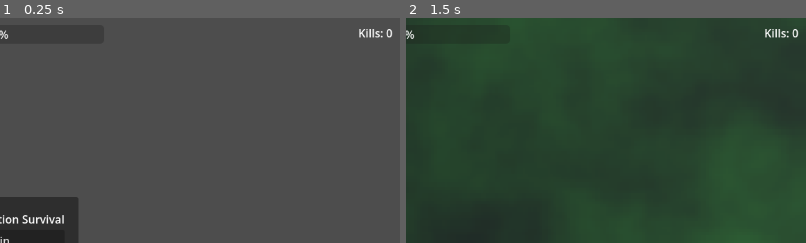
Above: before the commit, frames 1-2 (left to right).
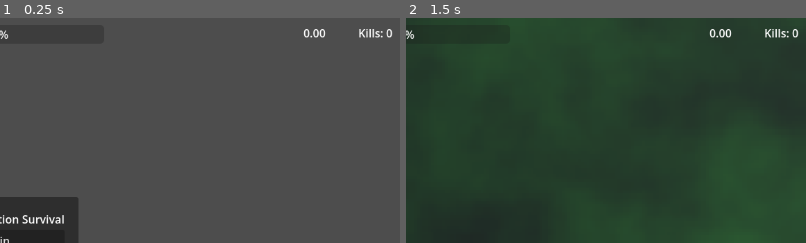
Above: after the commit, the same moments.

Repository: RichardEHarris/grave-situation-jam
Game: Godot game, scene res://Scenes/Main.tscn
Two runs of this game, one before a commit and one after it. Both use one fixed random seed, a clock stepped at 60 frames per second and the inputs below.
Inputs (mouse positions are % of the whole screen's width and height, from its top left):
- Up to frame 1 (0.25 s): no input
- Up to frame 2 (1.5 s): tap Enter at 0.5 s; move the mouse to (72, 45) at 0.52 s; press the mouse at (72, 45) at 0.53 s; hold D (right) 0.53-1.25 s; release the mouse at (72, 45) at 1.25 s; click "Join" at 1.25 s
The pictures show only the part of the screen within x 50-100%, y 0-50%; the shares and areas given below are measured in that part.

The runs differ from the first frame. In frame 1, 0.1% of the frame differs, in the area x 75-82%, y 4-9%; in frame 2, 0.1%.

Commit message:
Added more waves and a timer to the ui

Diff:
--- a/Scenes/Enviroment/World1.tscn
+++ b/Scenes/Enviroment/World1.tscn
@@ -50,7 +50,7 @@
 environment = SubResource("Environment_uuwhu")
 
 [node name="DirectionalLight3D" type="DirectionalLight3D" parent="." unique_id=1311210268]
-transform = Transform3D(1, 0, 0, 0, 0.62185884, 0.78312945, 0, -0.78312945, 0.62185884, 0, 3.4527621, 0)
+transform = Transform3D(0.9659258, 0.16636567, -0.1982669, 0, 0.76604444, 0.6427876, 0.25881904, -0.62088513, 0.7399421, 0, 3.4527621, 0)
 shadow_enabled = true
 
 [node name="SpawnContainer" type="Node3D" parent="." unique_id=187880534]
--- a/Scenes/UI/PlayerUI.tscn
+++ b/Scenes/UI/PlayerUI.tscn
@@ -64,6 +64,12 @@
 [node name="HBoxContainer" type="HBoxContainer" parent="HUD/TopRight/MarginContainer" unique_id=704125631]
 layout_mode = 2
 
+[node name="Timer" type="Label" parent="HUD/TopRight/MarginContainer/HBoxContainer" unique_id=1855961953]
+unique_name_in_owner = true
+custom_minimum_size = Vector2(100, 0)
+layout_mode = 2
+text = "Time"
+
 [node name="KillLabel" type="Label" parent="HUD/TopRight/MarginContainer/HBoxContainer" unique_id=454946437]
 layout_mode = 2
 text = "Kills:"
@@ -91,10 +97,11 @@
 theme_override_constants/margin_right = 10
 theme_override_constants/margin_bottom = 10
 
-[node name="HBoxContainer" type="HBoxContainer" parent="HUD/TopMiddle/MarginContainer" unique_id=615382294]
-layout_mode = 2
-
-[node name="ExpBar" type="ProgressBar" parent="HUD/TopMiddle/MarginContainer/HBoxContainer" unique_id=597558780]
+[node name="ExpBar" type="ProgressBar" parent="HUD/TopMiddle/MarginContainer" unique_id=597558780]
 unique_name_in_owner = true
 custom_minimum_size = Vector2(300, 20)
 layout_mode = 2
+
+[node name="HBoxContainer" type="HBoxContainer" parent="HUD/TopMiddle/MarginContainer" unique_id=615382294]
+layout_mode = 2
+alignment = 2
--- a/Scripts/global.gd
+++ b/Scripts/global.gd
@@ -32,18 +32,20 @@
 	process_mode = Node.PROCESS_MODE_ALWAYS
 
 func _process(delta: float) -> void:
-	global_time += delta
+
 	if multiplayer.multiplayer_peer and not is_multiplayer_authority():
 		return
 	if not get_tree().paused:
-		current_timer -= delta
+
 		if get_players().size() > 0:
 			spawn_enemies = true
+			current_timer -= delta
+			global_time += delta
 		if spawn_enemies and current_timer <= 0:
 			spawn_enemy()
 			current_timer = spawn_cooldown
 		player_ui.display()
-		player_ui.set_hud.rpc(kills, experience, upgrade_interval, previous_interval)
+		player_ui.set_hud.rpc(kills, experience, upgrade_interval, previous_interval, global_time)
 
 		if experience >= upgrade_interval:
 			upgrade_max += 1
--- a/Scripts/player_ui.gd
+++ b/Scripts/player_ui.gd
@@ -5,6 +5,7 @@
 @onready var button_leave: Button = %ButtonLeave
 @onready var kill_number: Label = %KillNumber
 @onready var exp_bar: ProgressBar = %ExpBar
+@onready var timer: Label = %Timer
 
 func _ready() -> void:
 	menu.hide()
@@ -19,6 +20,7 @@
 		hud.hide()
 
 @rpc("call_local")
-func set_hud(kills : int, experience : float, upgrade_interval : int, previous_interval : int):
+func set_hud(kills : int, experience : float, upgrade_interval : int, previous_interval : int, time : float):
 	kill_number.text = str(kills)
 	exp_bar.value = ((experience - previous_interval) / (upgrade_interval - previous_interval)) * 100
+	timer.text = "%10.2f" % [time]
--- a/Scripts/wave_list.gd
+++ b/Scripts/wave_list.gd
@@ -5,14 +5,20 @@
 ##(health, size, move_speed, colour, exp)
 const ENEMY_LIST := {
 	"default" : [2, 1, 2, Color(0.118, 0.078, 0.0, 1.0), 1],
-	"large"   : [5, 2, 1, Color(0.361, 0.396, 0.239, 1.0), 5]
+	"large"   : [5, 2, 1, Color(0.361, 0.396, 0.239, 1.0), 5],
+	"small"   : [1, 0.5, 3, Color(0.342, 0.161, 0.013, 1.0), 1],
+	"juggernaut" : [50, 5, 0.75, Color(0.012, 0.036, 0.0, 1.0), 10],
+	"strong" : [10, 1.5, 2, Color(0.091, 0.086, 0.036, 1.0), 5],
 	}
 
 ##(max_enemies, enemy_types : Array, ratio : Array)
 const WAVE_LIST = [
 	[30, ["default"], [1.0]],
 	[100, ["default"], [1.0]],
-	[50, ["default","large"], [0.9, 0.1]]
+	[50, ["default","large"], [0.9, 0.1]],
+	[35, ["small", "juggernaut"], [0.8, 0.2]],
+	[10, ["juggernaut"], [1.0]],
+	[500, ["strong"], [1.0]],
 	]
 ##(max_enemies, enemy_types, ratio)
 func get_wave(time : float) ->Array:
